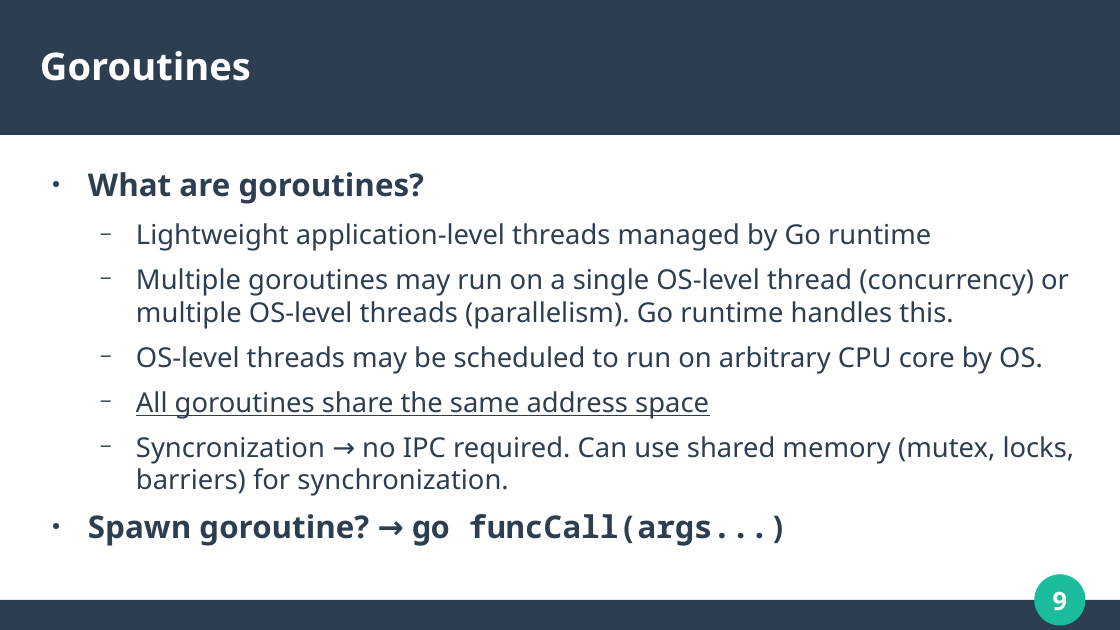
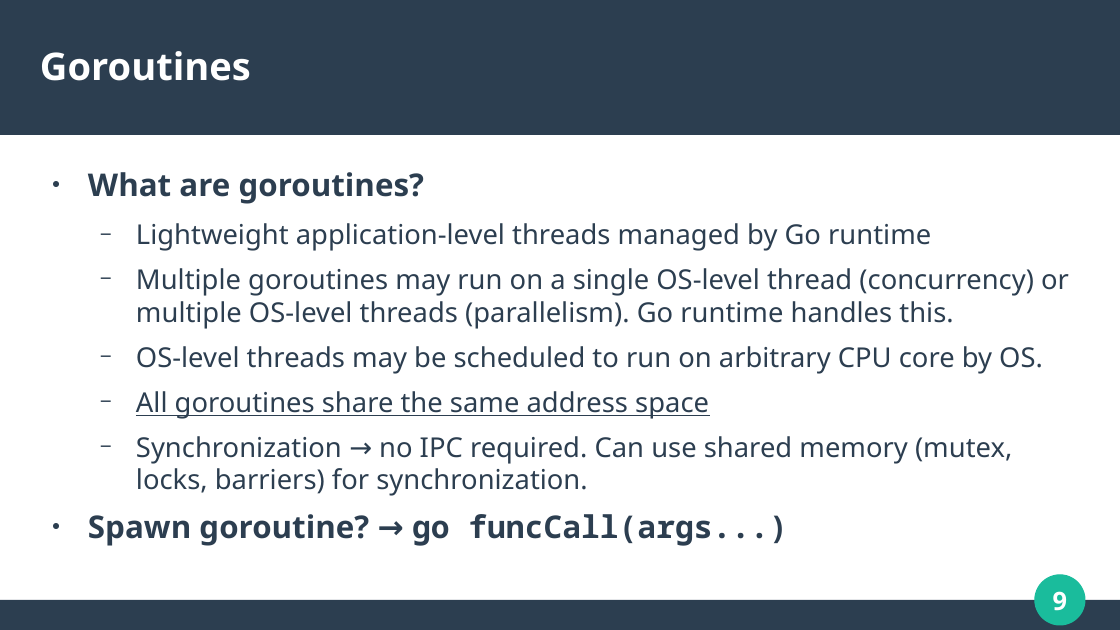
Before and after one commit to calvincramer/golang-training-3, a slide deck: slide 9 of presentation-3.odp. Drawn at 1120x630 pixels with LibreOffice and Linux fonts; fonts in the diff are those of the drawing. Boxes give left, top, right and bottom in pixels: in the first picture for what was removed or moved away, otherwise in the second. Text is boxed around its words. In the diff, an @@ line names an element or a change of style, - is before the commit and + after.

Commit message:
Minor updates to presentation

```diff
--- a/presentation-3.odp
+++ b/presentation-3.odp
@@ text at box(136, 436, 1012, 496): text changed @@
-  − Syncronization → no IPC required. Can use shared memory (mutex, locks, barriers) for synchronization.
+  − Synchronization → no IPC required. Can use shared memory (mutex, locks, barriers) for synchronization.
```
Also in this commit, not shown: 3 other slides changed, 1 other file.
